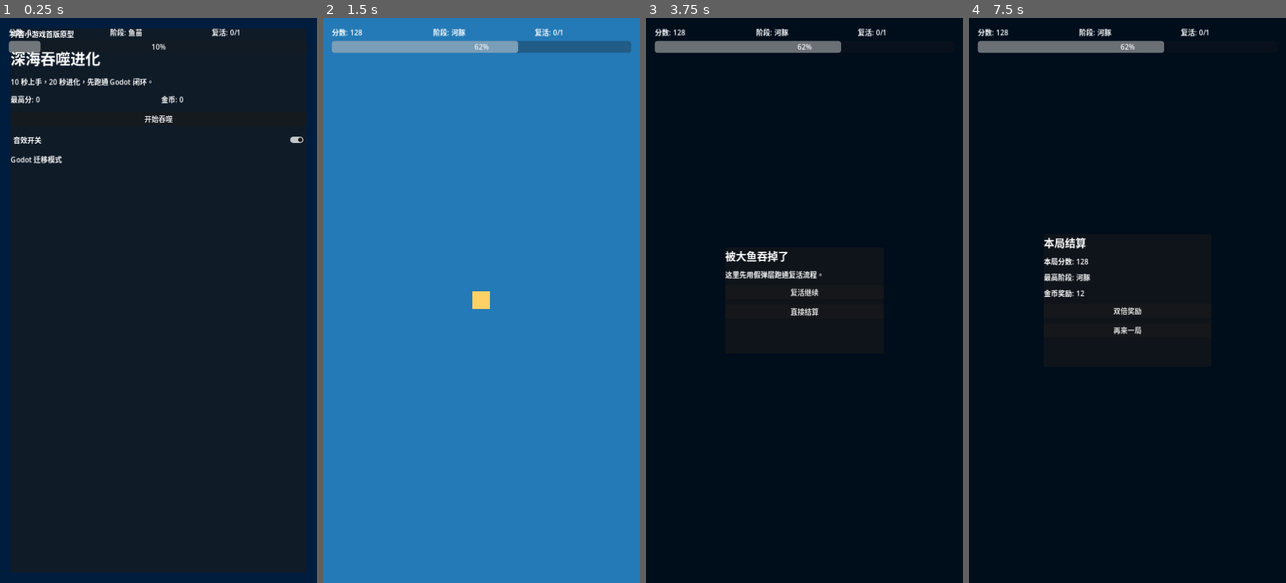
Above: before the commit, frames 1-4 (left to right).
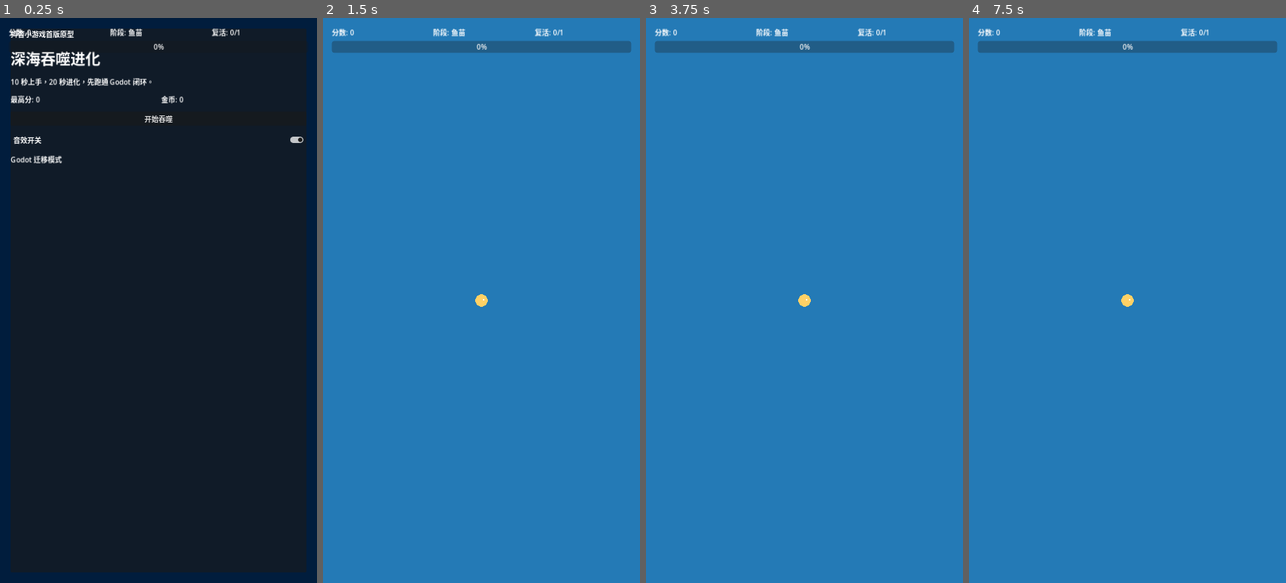
Above: after the commit, the same moments.

Repository: differs/Douyin-casual-games
Game: Godot game, scene res://scenes/main.tscn
Two runs of this game, one before a commit and one after it. Both use one fixed random seed, a clock stepped at 60 frames per second and the inputs below.
Inputs (mouse positions are in pixels of both pictures, inside the frame that each line leads up to):
- Up to frame 1 (0.25 s): no input
- Up to frame 2 (1.5 s): click "开始吞噬" at 0.5 s; tap Enter at 1.25 s; move the mouse to (551, 272) at 1.27 s; click (551, 272) at 1.42 s
- Up to frame 3 (3.75 s): tap Space at 2, 3.5 s; drag from (741, 328) to (788, 413) at 2.02 s; tap Enter at 2.75 s; move the mouse to (836, 176) at 2.77 s; click (836, 176) at 2.92 s; drag from (788, 413) to (709, 215) at 3.52 s
- Up to frame 4 (7.5 s): click (1127, 294) at 4.25 s, where only the run before the commit has a clickable "复活继续"; tap Enter at 5 s; move the mouse to (1222, 385) at 5.02 s; click (1222, 385) at 5.17 s; tap Space at 5.75 s; drag from (1032, 215) to (1079, 159) at 5.77 s; move the mouse to (1143, 300) at 6.52 s; click (1143, 300) at 6.67 s; drag from (1079, 159) to (1064, 328) at 7.27 s

The runs differ from the first frame. In frame 1, 0.2% of the frame differs, in the area x 2-53%, y 4-7%; in frame 2, 1.5%; in frame 3, 100%, in the area x 0-100%, y 0-100%; in frame 4, 100%.
Error after the commit: Parse Error: Cannot infer the type of "progression_result" variable because the value doesn't have a set type. (res://scripts/game_screen.gd:48)

Commit message:
feat: replace fake timer with minimal godot gameplay systems

Diff:
--- a/godot-client/scenes/game_screen.tscn
+++ b/godot-client/scenes/game_screen.tscn
@@ -1,8 +1,13 @@
-[gd_scene load_steps=2 format=3]
+[gd_scene load_steps=6 format=3]
 
 [ext_resource type="Script" path="res://scripts/game_screen.gd" id="1"]
+[ext_resource type="Script" path="res://scripts/world/player.gd" id="2"]
+[ext_resource type="Script" path="res://scripts/world/spawn_manager.gd" id="3"]
+[ext_resource type="Script" path="res://scripts/world/collision_manager.gd" id="4"]
+[ext_resource type="Script" path="res://scripts/world/progression_manager.gd" id="5"]
 
 [node name="GameScreen" type="Node2D"]
+visible = false
 script = ExtResource("1")
 
 [node name="World" type="Node2D" parent="."]
@@ -12,12 +17,22 @@
 offset_bottom = 1280.0
 color = Color(0.141176, 0.478431, 0.713726, 1)
 
-[node name="PlayerMarker" type="ColorRect" parent="World"]
-offset_left = 340.0
-offset_top = 620.0
-offset_right = 380.0
-offset_bottom = 660.0
-color = Color(1, 0.819608, 0.4, 1)
+[node name="FoodsLayer" type="Node2D" parent="World"]
+
+[node name="FishesLayer" type="Node2D" parent="World"]
+
+[node name="Player" type="Node2D" parent="World"]
+position = Vector2(360, 640)
+script = ExtResource("2")
+
+[node name="SpawnManager" type="Node" parent="."]
+script = ExtResource("3")
+
+[node name="CollisionManager" type="Node" parent="."]
+script = ExtResource("4")
+
+[node name="ProgressionManager" type="Node" parent="."]
+script = ExtResource("5")
 
 [node name="HudLayer" type="CanvasLayer" parent="."]
 
@@ -56,8 +71,4 @@
 [node name="ProgressBar" type="ProgressBar" parent="HudLayer/HudRoot/HudVBox"]
 layout_mode = 2
 max_value = 100.0
-value = 10.0
-
-[node name="FakeGameTimer" type="Timer" parent="."]
-wait_time = 3.0
-one_shot = true
+value = 0.0
--- a/godot-client/scripts/game_screen.gd
+++ b/godot-client/scripts/game_screen.gd
@@ -4,43 +4,92 @@
 signal revive_requested
 
 var game_running: bool = false
-var fake_score: int = 0
-var fake_stage: String = "鱼苗"
+var revive_used: int = 0
+var last_progress: float = 0.0
 @onready var score_label: Label = $"HudLayer/HudRoot/HudVBox/HudRow/ScoreLabel"
 @onready var stage_label: Label = $"HudLayer/HudRoot/HudVBox/HudRow/StageLabel"
 @onready var revive_label: Label = $"HudLayer/HudRoot/HudVBox/HudRow/ReviveLabel"
 @onready var progress_bar: ProgressBar = $"HudLayer/HudRoot/HudVBox/ProgressBar"
-@onready var fake_timer: Timer = $FakeGameTimer
+@onready var world: Node2D = $World
+@onready var player: Node2D = $World/Player
+@onready var spawn_manager: Node = $SpawnManager
+@onready var collision_manager: Node = $CollisionManager
+@onready var progression_manager: Node = $ProgressionManager
 
 
 func start_game() -> void:
     game_running = true
     visible = true
-    fake_score = 128
-    fake_stage = "河豚"
-    score_label.text = "分数: %d" % fake_score
-    stage_label.text = "阶段: %s" % fake_stage
-    revive_label.text = "复活: 0/1"
-    progress_bar.value = 62.0
-    fake_timer.start()
+    revive_used = 0
+    player.reset_state()
+    spawn_manager.reset_world()
+    _refresh_hud("鱼苗", 0.0)
+    queue_redraw()
 
 
 func stop_game() -> void:
     game_running = false
     visible = false
-    fake_timer.stop()
 
 
 func _ready() -> void:
-    fake_timer.timeout.connect(_on_fake_game_timeout)
+    set_process(true)
+    set_process_unhandled_input(true)
 
 
-func _on_fake_game_timeout() -> void:
+func _process(delta: float) -> void:
     if not game_running:
         return
-    game_running = false
-    game_over_requested.emit({
-        "score": fake_score,
-        "stage": fake_stage,
-        "coin_reward": 12,
-    })
+
+    player.step(delta)
+    spawn_manager.step(delta, player.stage)
+    var collision_result: Dictionary = collision_manager.process_collisions(player, spawn_manager.foods, spawn_manager.fishes)
+    if int(collision_result.exp_gain) > 0:
+        var progression_result := progression_manager.apply_exp(player, int(collision_result.exp_gain))
+        player.score += int(collision_result.score_gain)
+        player.eat_food_count += int(collision_result.food_eaten)
+        player.eat_fish_count += int(collision_result.fish_eaten)
+        _refresh_hud(String(progression_result.stage_label), float(progression_result.progress))
+
+    if bool(collision_result.player_died):
+        player.alive = false
+        game_running = false
+        game_over_requested.emit({
+            "score": player.score,
+            "stage": stage_label.text.replace("阶段: ", ""),
+            "coin_reward": max(8, int(player.score / 10)),
+        })
+
+    queue_redraw()
+
+
+func _unhandled_input(event: InputEvent) -> void:
+    if not game_running:
+        return
+    if event is InputEventScreenTouch and event.pressed:
+        player.set_target((event as InputEventScreenTouch).position)
+    elif event is InputEventScreenDrag:
+        player.set_target((event as InputEventScreenDrag).position)
+    elif event is InputEventMouseButton and event.pressed:
+        player.set_target((event as InputEventMouseButton).position)
+    elif event is InputEventMouseMotion and Input.is_mouse_button_pressed(MOUSE_BUTTON_LEFT):
+        player.set_target((event as InputEventMouseMotion).position)
+
+
+func _draw() -> void:
+    if not visible:
+        return
+
+    for food in spawn_manager.foods:
+        draw_circle(food.position, food.radius, Color("d9ed92"))
+
+    for fish in spawn_manager.fishes:
+        draw_circle(fish.position, fish.radius, fish.color)
+
+
+func _refresh_hud(stage_name: String, progress: float) -> void:
+    score_label.text = "分数: %d" % player.score
+    stage_label.text = "阶段: %s" % stage_name
+    revive_label.text = "复活: %d/1" % revive_used
+    progress_bar.value = progress * 100.0
+    last_progress = progress
--- a/godot-client/scripts/world/collision_manager.gd
+++ b/godot-client/scripts/world/collision_manager.gd
@@ -1,4 +1,47 @@
 extends Node
 
-func process_collisions() -> void:
-    pass
+func process_collisions(player: Node2D, foods: Array[Dictionary], fishes: Array[Dictionary]) -> Dictionary:
+    var consumed_food_indices: Array[int] = []
+    var consumed_fish_indices: Array[int] = []
+    var exp_gain := 0
+    var score_gain := 0
+    var player_died := false
+
+    for index in foods.size():
+        var food := foods[index]
+        if player.position.distance_to(food.position) <= player.radius + food.radius:
+            consumed_food_indices.append(index)
+            exp_gain += int(food.exp)
+            score_gain += int(food.score)
+
+    for index in fishes.size():
+        var fish := fishes[index]
+        if player.position.distance_to(fish.position) > player.radius + fish.radius:
+            continue
+
+        if fish.stage < player.stage or fish.radius + 3.0 < player.radius:
+            consumed_fish_indices.append(index)
+            exp_gain += 28 + int(fish.stage) * 10
+            score_gain += int(fish.score)
+            continue
+
+        player_died = true
+        break
+
+    consumed_food_indices.sort()
+    consumed_food_indices.reverse()
+    for index in consumed_food_indices:
+        foods.remove_at(index)
+
+    consumed_fish_indices.sort()
+    consumed_fish_indices.reverse()
+    for index in consumed_fish_indices:
+        fishes.remove_at(index)
+
+    return {
+        "exp_gain": exp_gain,
+        "score_gain": score_gain,
+        "food_eaten": consumed_food_indices.size(),
+        "fish_eaten": consumed_fish_indices.size(),
+        "player_died": player_died,
+    }
--- a/godot-client/scripts/world/player.gd
+++ b/godot-client/scripts/world/player.gd
@@ -5,6 +5,10 @@
 var radius: float = 14.0
 var speed: float = 170.0
 var target_position_world: Vector2 = Vector2.ZERO
+var score: int = 0
+var eat_food_count: int = 0
+var eat_fish_count: int = 0
+var alive: bool = true
 
 
 func reset_state() -> void:
@@ -12,3 +16,29 @@
     exp = 0
     radius = 14.0
     speed = 170.0
+    score = 0
+    eat_food_count = 0
+    eat_fish_count = 0
+    alive = true
+    position = Vector2(360, 640)
+    target_position_world = position
+
+
+func set_target(world_position: Vector2) -> void:
+    target_position_world = world_position
+
+
+func step(delta: float) -> void:
+    if not alive:
+        return
+
+    var to_target := target_position_world - position
+    if to_target.length() < 2.0:
+        return
+
+    position += to_target.normalized() * speed * delta
+
+
+func _draw() -> void:
+    draw_circle(Vector2.ZERO, radius, Color("ffd166"))
+    draw_circle(Vector2(radius * 0.35, -radius * 0.12), max(2.0, radius * 0.14), Color.WHITE)
--- a/godot-client/scripts/world/progression_manager.gd
+++ b/godot-client/scripts/world/progression_manager.gd
@@ -1,4 +1,42 @@
 extends Node
 
-func apply_exp(_value: int) -> void:
-    pass
+const STAGES := [
+    {"level": 1, "label": "鱼苗", "radius": 14.0, "speed": 170.0, "exp_required": 0},
+    {"level": 2, "label": "小丑鱼", "radius": 18.0, "speed": 182.0, "exp_required": 36},
+    {"level": 3, "label": "河豚", "radius": 22.0, "speed": 190.0, "exp_required": 100},
+    {"level": 4, "label": "海马", "radius": 26.0, "speed": 198.0, "exp_required": 210},
+    {"level": 5, "label": "鲭鱼", "radius": 30.0, "speed": 206.0, "exp_required": 360},
+    {"level": 6, "label": "鲨鱼幼体", "radius": 36.0, "speed": 212.0, "exp_required": 560},
+    {"level": 7, "label": "鲨鱼", "radius": 44.0, "speed": 220.0, "exp_required": 850},
+    {"level": 8, "label": "深海巨兽", "radius": 56.0, "speed": 228.0, "exp_required": 1200},
+]
+
+
+func apply_exp(player: Node2D, value: int) -> Dictionary:
+    player.exp += value
+    var upgraded := false
+
+    while player.stage < STAGES.size():
+        var next_stage: Dictionary = STAGES[player.stage]
+        if player.exp < int(next_stage.exp_required):
+            break
+        player.stage = int(next_stage.level)
+        player.radius = float(next_stage.radius)
+        player.speed = float(next_stage.speed)
+        upgraded = true
+
+    var current: Dictionary = STAGES[player.stage - 1]
+    var progress := 1.0
+    if player.stage < STAGES.size():
+        var next_cfg: Dictionary = STAGES[player.stage]
+        progress = clampf(
+            float(player.exp - int(current.exp_required)) / maxf(1.0, float(int(next_cfg.exp_required) - int(current.exp_required))),
+            0.0,
+            1.0,
+        )
+
+    return {
+        "upgraded": upgraded,
+        "stage_label": current.label,
+        "progress": progress,
+    }
--- a/godot-client/scripts/world/spawn_manager.gd
+++ b/godot-client/scripts/world/spawn_manager.gd
@@ -1,4 +1,81 @@
 extends Node
 
+const WORLD_SIZE := Vector2(720, 1280)
+const FOOD_COUNT := 36
+const FISH_COUNT := 10
+const DANGER_COUNT := 4
+
+var foods: Array[Dictionary] = []
+var fishes: Array[Dictionary] = []
+
+
 func reset_world() -> void:
-    pass
+    foods.clear()
+    fishes.clear()
+
+    for i in range(FOOD_COUNT):
+        foods.append(_make_food())
+
+    for i in range(FISH_COUNT):
+        fishes.append(_make_fish(false))
+
+    for i in range(DANGER_COUNT):
+        fishes.append(_make_fish(true))
+
+
+func step(delta: float, player_stage: int) -> void:
+    for fish in fishes:
+        fish.position += fish.velocity * delta
+        if fish.position.x < 20.0 or fish.position.x > WORLD_SIZE.x - 20.0:
+            fish.velocity.x *= -1.0
+        if fish.position.y < 140.0 or fish.position.y > WORLD_SIZE.y - 20.0:
+            fish.velocity.y *= -1.0
+
+        if fish.is_danger and fish.stage >= player_stage + 1:
+            fish.velocity *= 1.0008
+
+    while foods.size() < FOOD_COUNT:
+        foods.append(_make_food())
+
+    while fishes.size() < FISH_COUNT + DANGER_COUNT:
+        fishes.append(_make_fish(fishes.size() >= FISH_COUNT))
+
+
+func _make_food() -> Dictionary:
+    return {
+        "position": Vector2(randf_range(30.0, WORLD_SIZE.x - 30.0), randf_range(180.0, WORLD_SIZE.y - 40.0)),
+        "radius": randf_range(5.0, 9.0),
+        "exp": randi_range(8, 14),
+        "score": randi_range(5, 9),
+    }
+
+
+func _make_fish(dangerous: bool) -> Dictionary:
+    var base_stage := randi_range(1, 4)
+    if dangerous:
+        base_stage = randi_range(4, 7)
+
+    var radius := 10.0 + float(base_stage) * 5.0
+    return {
+        "position": Vector2(randf_range(40.0, WORLD_SIZE.x - 40.0), randf_range(180.0, WORLD_SIZE.y - 40.0)),
+        "velocity": Vector2(randf_range(-80.0, 80.0), randf_range(-60.0, 60.0)),
+        "radius": radius if dangerous else radius - 4.0,
+        "stage": min(base_stage + (1 if dangerous else 0), 8),
+        "is_danger": dangerous,
+        "score": 18 + base_stage * 7,
+        "color": Color("16324f") if dangerous else Color.from_string(_stage_color(base_stage), Color("43aa8b")),
+    }
+
+
+func _stage_color(stage: int) -> String:
+    var palette := {
+        1: "ffd166",
+        2: "ffb703",
+        3: "fb8500",
+        4: "90be6d",
+        5: "43aa8b",
+        6: "4d908e",
+        7: "577590",
+        8: "277da1",
+    }
+    return palette.get(stage, "43aa8b")
